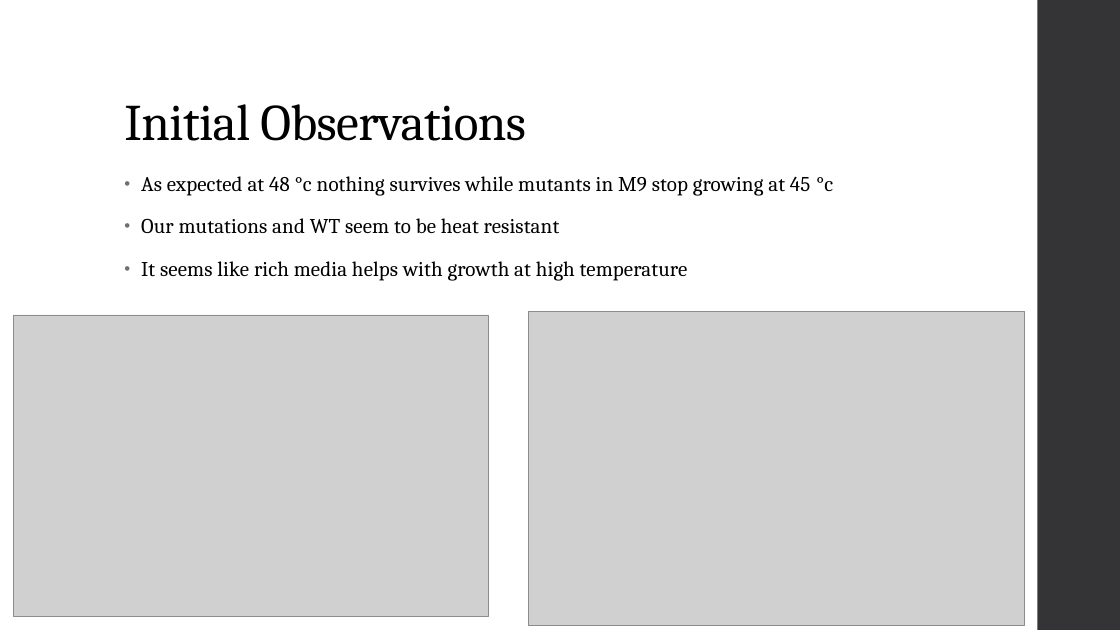
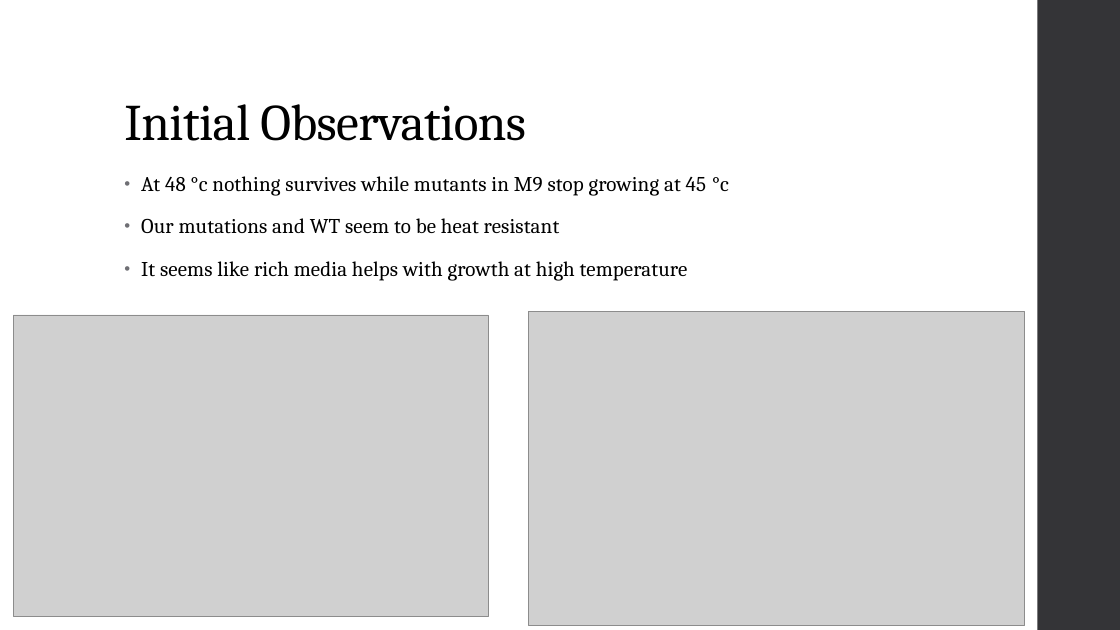
Before and after one commit to Ziqing-Liu/RIFRxT, a slide deck: slide 10 of Research Update.pptx. Drawn at 1120x630 pixels with LibreOffice and Linux fonts; fonts in the diff are those of the drawing; grey boxes stand for pictures. Boxes give left, top, right and bottom in pixels: in the first picture for what was removed or moved away, otherwise in the second. Text is boxed around its words. In the diff, an @@ line names an element or a change of style, - is before the commit and + after.

```diff
--- a/Research Update.pptx
+++ b/Research Update.pptx
@@ text at box(141, 176, 729, 196): text changed @@
-• As expected at 48 °c nothing survives while mutants in M9 stop growing at 45 °c
+• At 48 °c nothing survives while mutants in M9 stop growing at 45 °c
```
Also in this commit, not shown: 6 other slides changed, 2 slides added, 1 slide removed, 2 other files.
